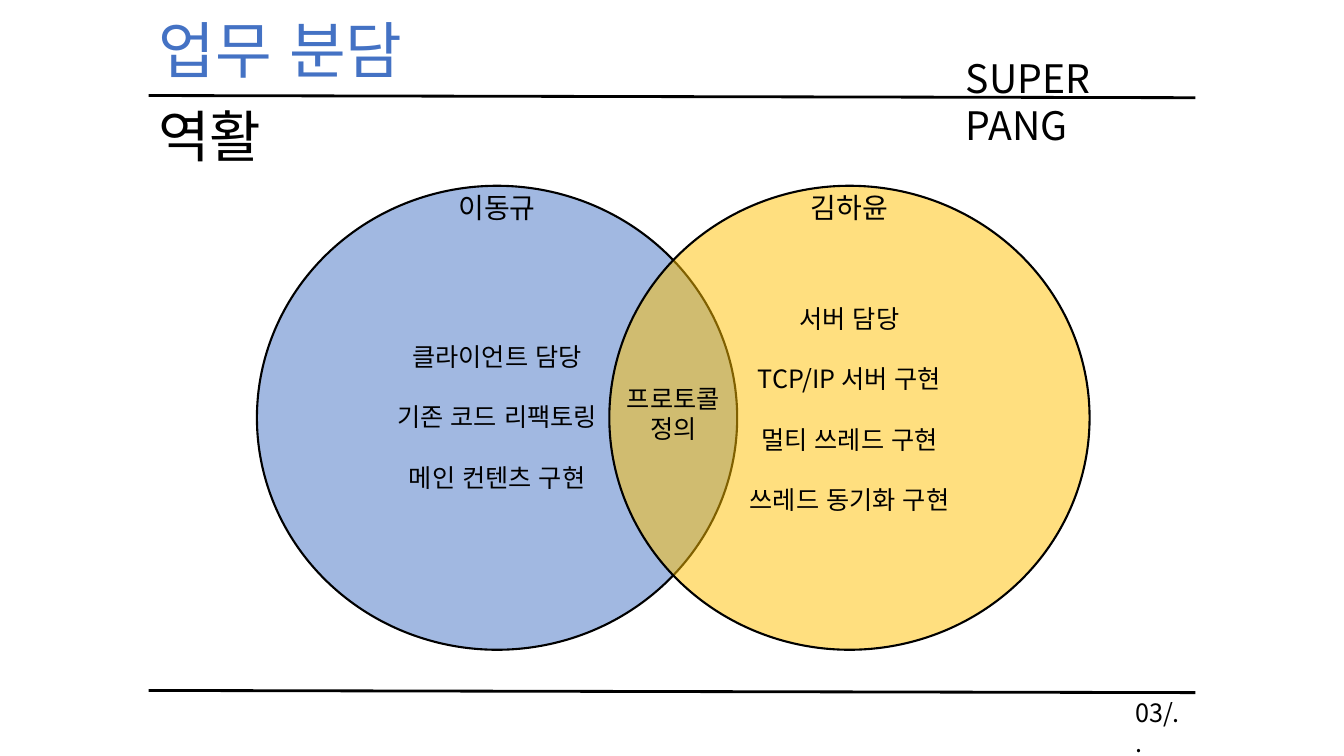
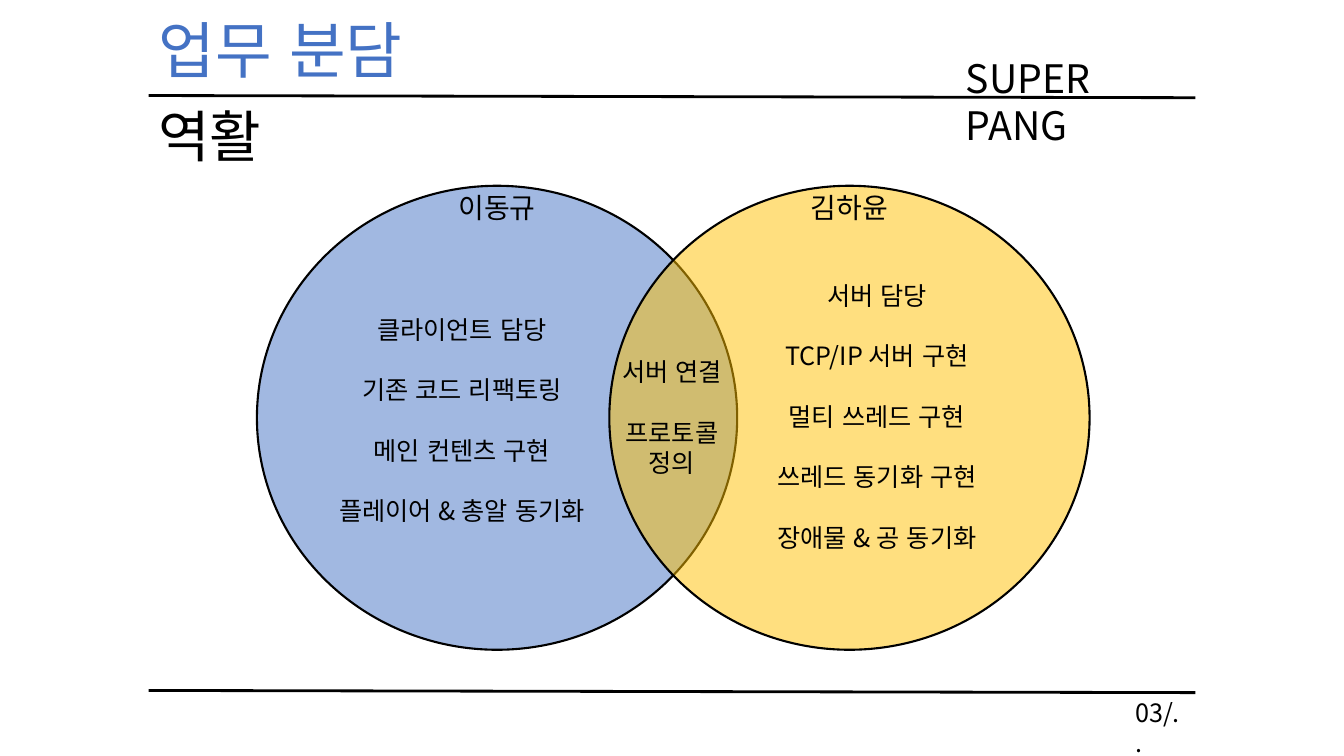
Before and after one commit to KimHaYoon/NetworkGamePrograming, a slide deck: slide 5 of 네트워크 게임 프로그래밍 레포트.pptx. Drawn at 1344x756 pixels with LibreOffice and Linux fonts; fonts in the diff are those of the drawing. Boxes give left, top, right and bottom in pixels: in the first picture for what was removed or moved away, otherwise in the second. Text is boxed around its words. In the diff, an @@ line names an element or a change of style, - is before the commit and + after.

```diff
--- a/네트워크 게임 프로그래밍 레포트.pptx
+++ b/네트워크 게임 프로그래밍 레포트.pptx
@@ text "서버 담당": place and size @@
-text "서버 담당" at <box>750,307,949,511</box>
+text "서버 담당" at <box>777,284,977,549</box>
@@ text "클라이언트 담당": place and size @@
-text "클라이언트 담당" at <box>397,345,597,489</box>
+text "클라이언트 담당" at <box>339,318,585,522</box>
@@ text "서버 연결": place and size @@
-text "서버 연결" at <box>627,388,720,440</box>
+text "서버 연결" at <box>622,360,722,474</box>
@@ text at <box>622,360,722,383</box>: paragraph added @@
+서버 연결
@@ text at <box>339,499,585,522</box>: paragraph added @@
+플레이어 & 총알 동기화
@@ text at <box>777,526,977,549</box>: paragraph added @@
+장애물 & 공 동기화
```
